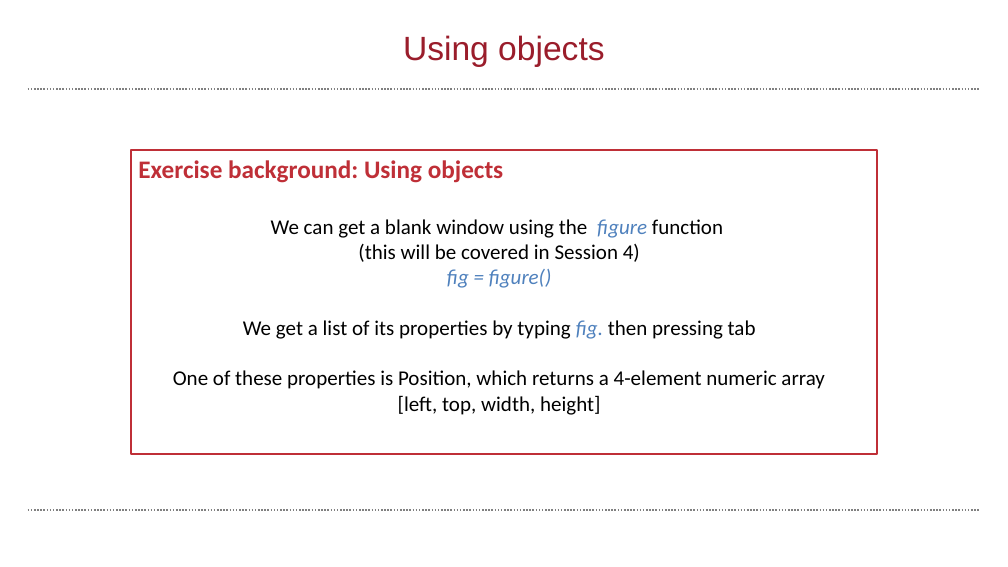
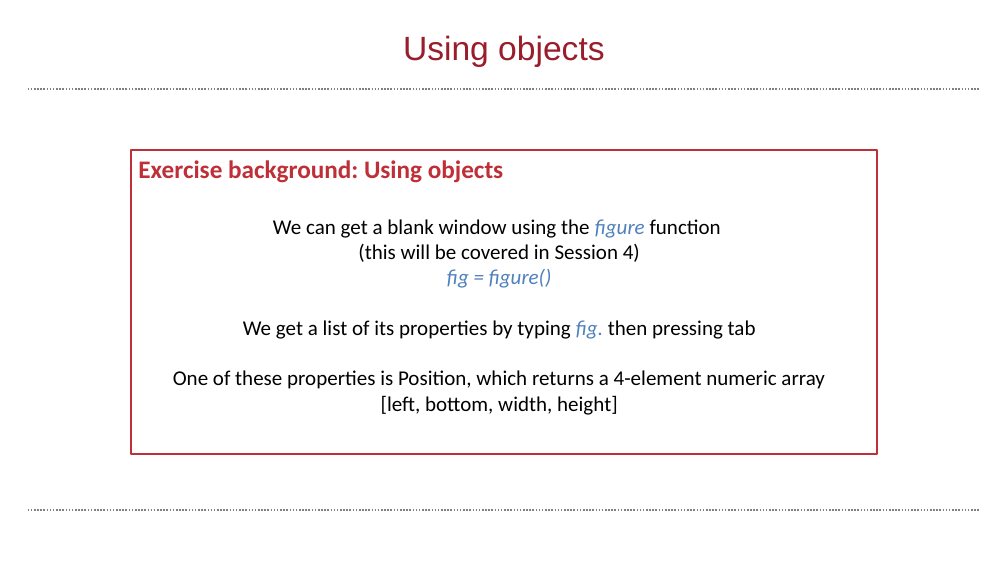
Before and after one commit to wbif-bristol/MATLAB-course, a slide deck: slide 72 of Session 3 - Advanced data structures/MATLAB Session 3.pptx (slide 71 before the commit). Drawn at 1008x567 pixels with LibreOffice and Linux fonts; fonts in the diff are those of the drawing; background and template pictures are left out. Boxes give left, top, right and bottom in pixels: in the first picture for what was removed or moved away, otherwise in the second. Text is boxed around its words. In the diff, an @@ line names an element or a change of style, - is before the commit and + after.

```diff
--- a/Session 3 - Advanced data structures/MATLAB Session 3.pptx
+++ b/Session 3 - Advanced data structures/MATLAB Session 3.pptx
@@ text at (381,395,618,415): text changed @@
-[left, top, width, height]
+[left, bottom, width, height]
```
Also in this commit, not shown: 10 other slides changed, 1 slide added, 1 slide removed, 9 other files.
